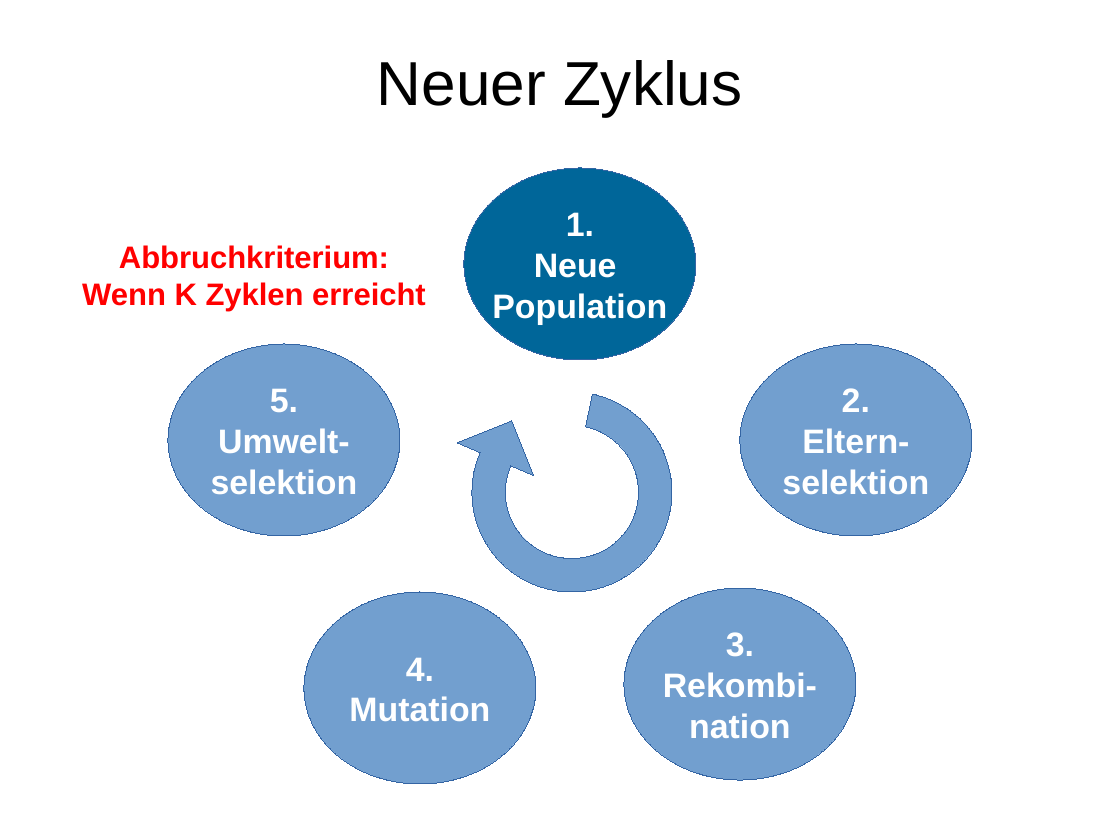
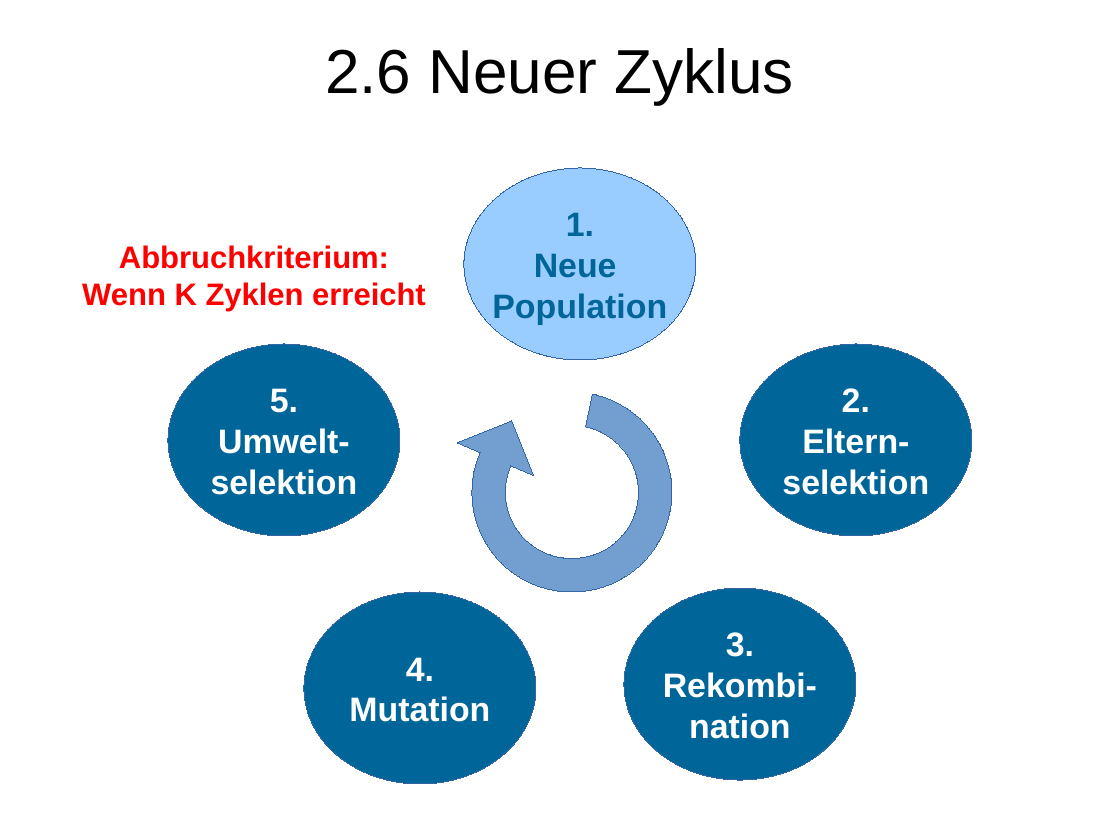
Before and after one commit to lblissett/evo-project, a slide deck: slide 9 of src/data/presentation/geopras/Vortrag_Evo_ErsterTeil.odp. Drawn at 1120x840 pixels with LibreOffice and Linux fonts; fonts in the diff are those of the drawing. Boxes give left, top, right and bottom in pixels: in the first picture for what was removed or moved away, otherwise in the second. Text is boxed around its words. In the diff, an @@ line names an element or a change of style, - is before the commit and + after.

```diff
--- a/src/data/presentation/geopras/Vortrag_Evo_ErsterTeil.odp
+++ b/src/data/presentation/geopras/Vortrag_Evo_ErsterTeil.odp
@@ title at (x1=325, y1=48, x2=794, y2=104): text changed @@
-Neuer Zyklus
+2.6 Neuer Zyklus
@@ ellipse "1." at (x1=464, y1=168, x2=696, y2=360): text colour #FFFFFF to #006699; fill #006699 to #99CCFF @@
@@ fill #729FCF to #006699 in 4 elements at (x1=740, y1=345, x2=972, y2=537), (x1=624, y1=588, x2=856, y2=781), (x1=304, y1=593, x2=536, y2=785), (x1=168, y1=345, x2=399, y2=537) @@
```
Also in this commit, not shown: 8 other slides changed.
